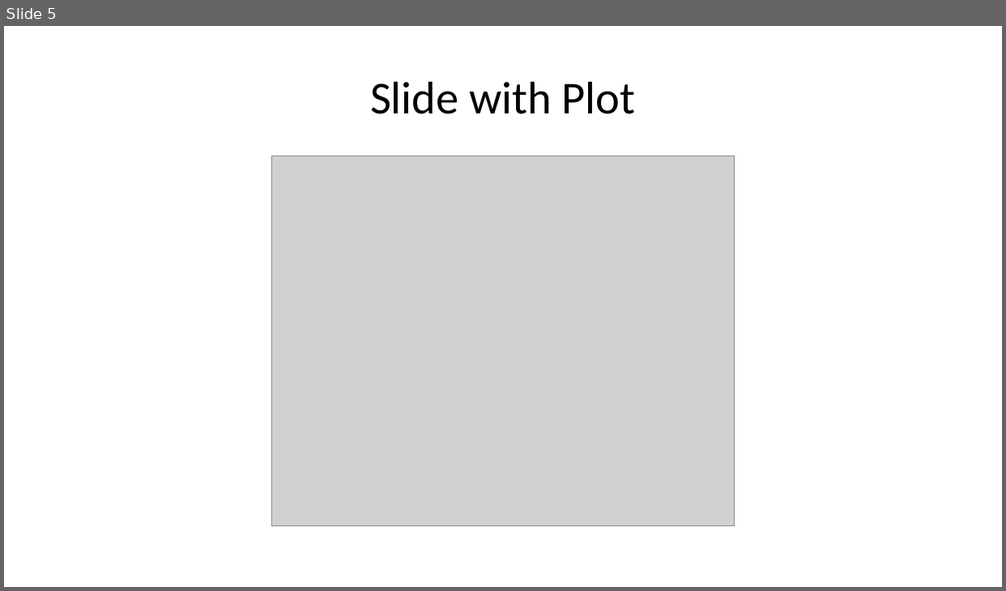
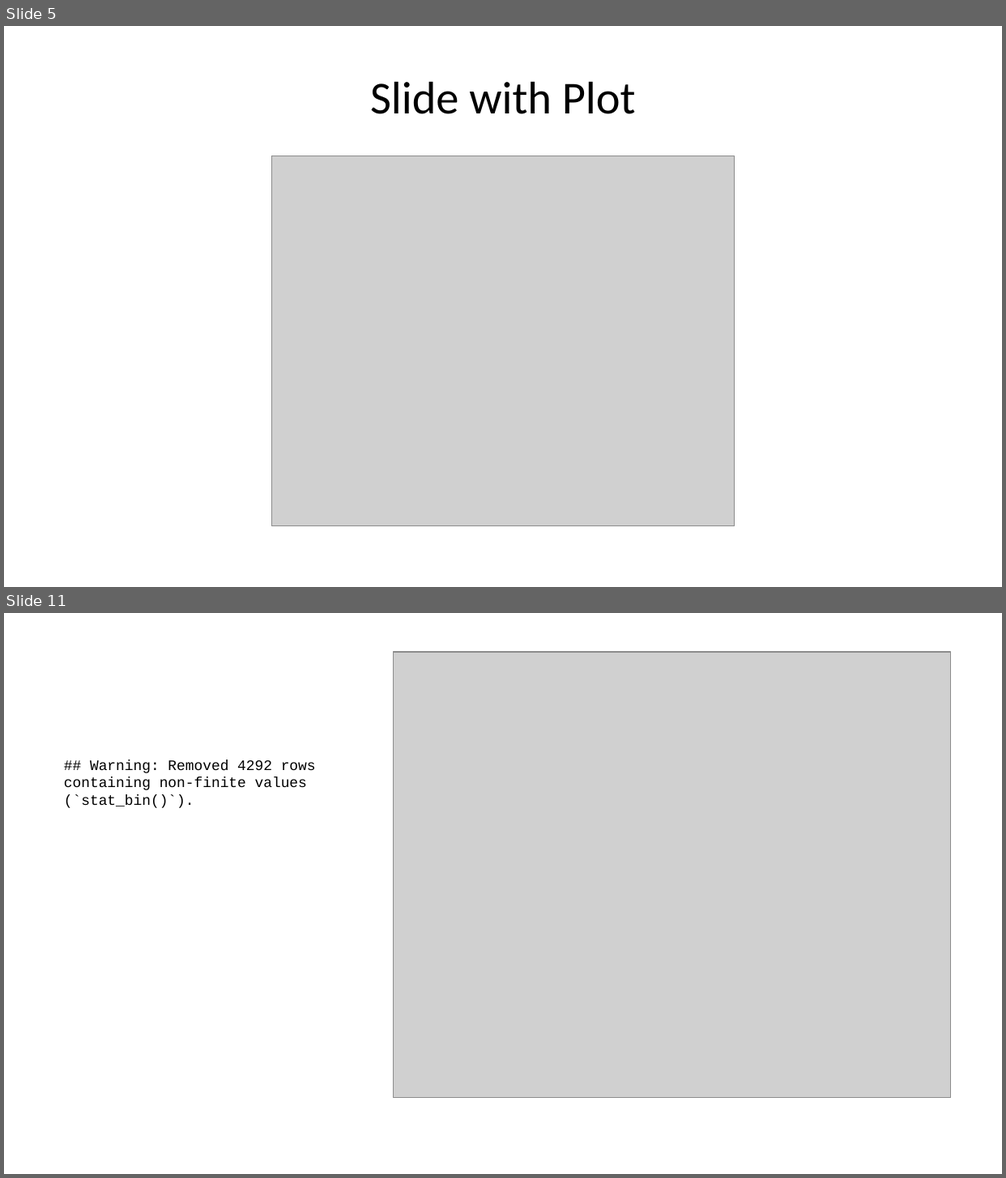
Before and after one commit to KevinDLopez/CECS450-Project1, a slide deck: Project_code.pptx. Shown one above the other, each under a label of ours: slide 5 before the commit, slides 5 and 11 after it; the slides between them are not shown. The pictures are 1006x591 and 1006x1178 pixels, drawn with LibreOffice and Linux fonts; fonts in the diff are those of the drawing; grey boxes stand for pictures. Boxes give left, top, right and bottom in pixels: in the first picture for what was removed or moved away, otherwise in the second. Text is boxed around its words. In the diff, an @@ line names an element or a change of style, - is before the commit and + after.

```diff
--- a/Project_code.pptx
+++ b/Project_code.pptx
@@ slide 11 added at [4, 613, 1002, 1174], background #FFFFFF @@
@@ picture added at [393, 652, 950, 1098] @@
@@ text added at [64, 760, 316, 808], 10.5 pt, text #000000 @@
+## Warning: Removed 4292 rows containing non-finite values (`stat_bin()`).
```
Also in this commit, not shown: 1 slide changed, 5 other slides added, 1 slide removed, 4 other files.
